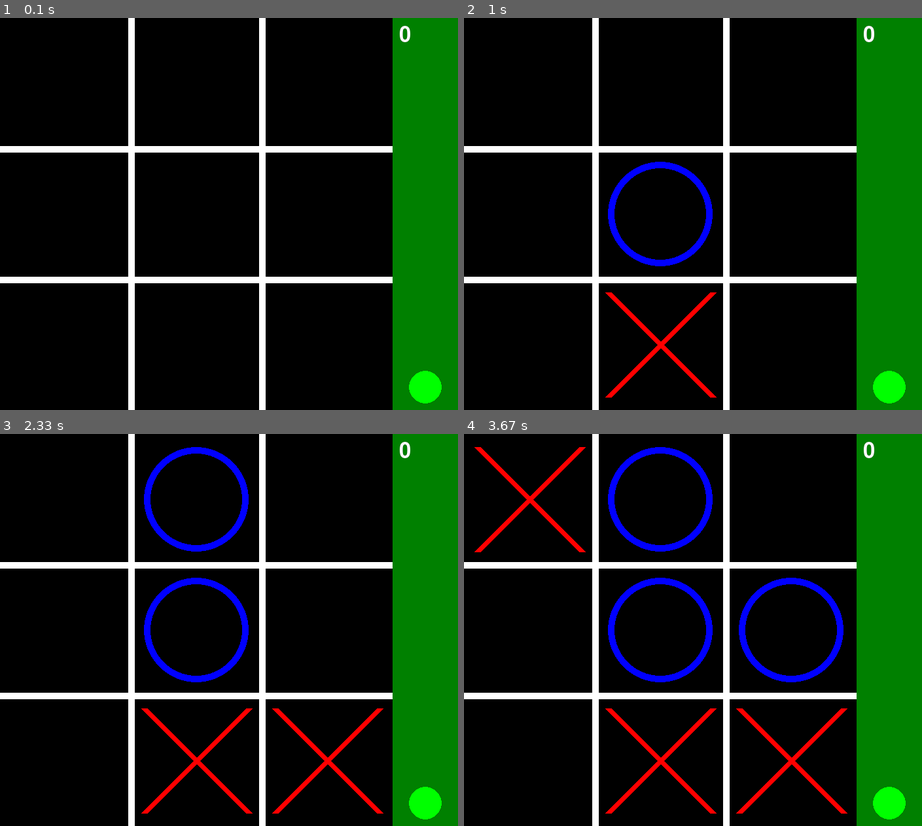
Above: before the commit, frames 1-4 (two rows, left to right).
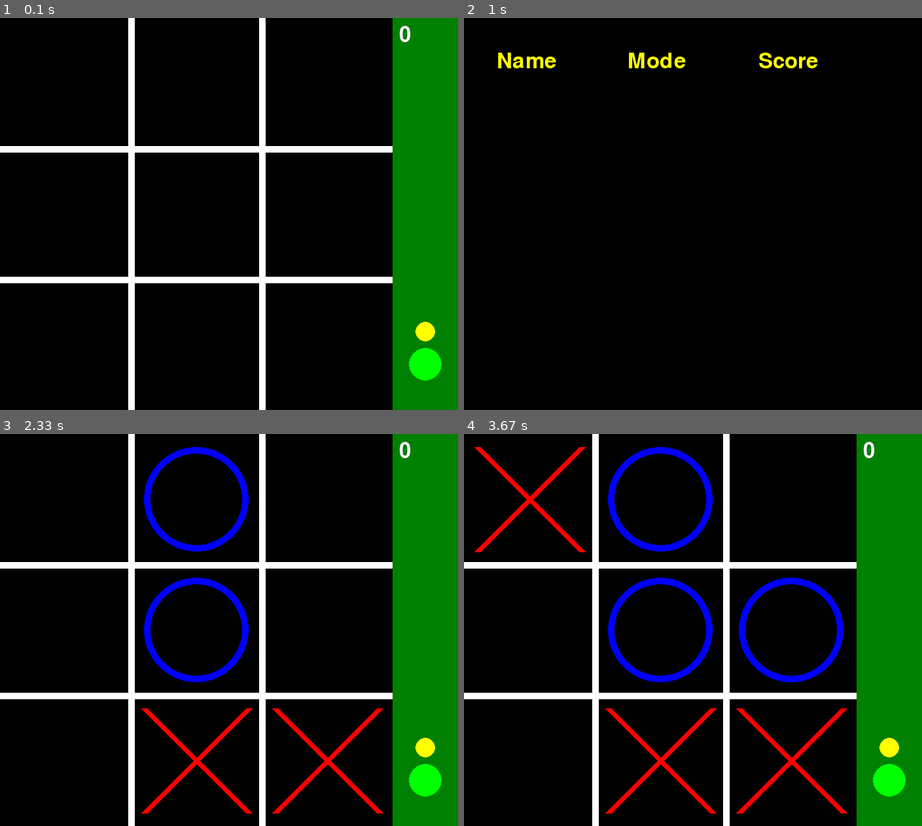
Above: after the commit, the same moments.

Repository: levipeppers/PyGameTicTacToe
Game: pygame game, started from main.py
Two runs of this game, one before a commit and one after it. Both use one fixed random seed, a clock stepped at 60 frames per second and the inputs below.
Inputs (mouse positions are in pixels of both pictures, inside the frame that each line leads up to):
- Up to frame 1 (0.1 s): no input
- Up to frame 2 (1 s): click (693, 214) at 0.38 s; click (889, 331) at 0.72 s
- Up to frame 3 (2.33 s): type "ann" at 1 s; tap Enter at 1.33 s; click (398, 767) at 1.6 s; click (238, 496) at 1.93 s
- Up to frame 4 (3.67 s): click (867, 778) at 2.77 s; click (784, 598) at 3.1 s

The runs differ from the first frame. In frame 1, 0.9% of the frame differs, in the area x 89-97%, y 77-99%; in frame 2, 23%, in the area x 0-100%, y 0-100%; in frame 3, 0.9%; in frame 4, 0.9%.

Commit message:
Leaderboard
small local leaderboard with name score and gamemode

Diff:
--- a/main.py
+++ b/main.py
@@ -33,6 +33,11 @@
 
 # Font for displaying points
 font = pygame.font.SysFont(None, 48)
+
+# Leaderboard data
+leaderboard = []
+input_name = ""
+input_active = False
 
 def draw_grid():
     # Draw vertical lines
@@ -78,17 +83,31 @@
         button_color = (255, 0, 0)
     else:
         button_color = (255, 105, 180)  # Brighter, more violet pink
-    pygame.draw.circle(screen, button_color, (WIDTH - BAR_WIDTH + 50, HEIGHT - 35), 25)
+    pygame.draw.circle(screen, button_color, (WIDTH - BAR_WIDTH + 50, HEIGHT - 70), 25)
     if mode == 1:
-        pygame.draw.polygon(screen, (255, 255, 255), [(WIDTH - BAR_WIDTH + 35, HEIGHT - 45), (WIDTH - BAR_WIDTH + 65, HEIGHT - 45), (WIDTH - BAR_WIDTH + 50, HEIGHT - 25)])
+        pygame.draw.polygon(screen, (255, 255, 255), [(WIDTH - BAR_WIDTH + 35, HEIGHT - 80), (WIDTH - BAR_WIDTH + 65, HEIGHT - 80), (WIDTH - BAR_WIDTH + 50, HEIGHT - 60)])
     elif mode == 2:
-        pygame.draw.line(screen, (255, 255, 255), (WIDTH - BAR_WIDTH + 35, HEIGHT - 35), (WIDTH - BAR_WIDTH + 65, HEIGHT - 35), 5)
-        pygame.draw.line(screen, (255, 255, 255), (WIDTH - BAR_WIDTH + 50, HEIGHT - 50), (WIDTH - BAR_WIDTH + 50, HEIGHT - 20), 5)
-        pygame.draw.line(screen, (255, 255, 255), (WIDTH - BAR_WIDTH + 35, HEIGHT - 50), (WIDTH - BAR_WIDTH + 65, HEIGHT - 20), 5)
-        pygame.draw.line(screen, (255, 255, 255), (WIDTH - BAR_WIDTH + 65, HEIGHT - 50), (WIDTH - BAR_WIDTH + 35, HEIGHT - 20), 5)
+        pygame.draw.line(screen, (255, 255, 255), (WIDTH - BAR_WIDTH + 35, HEIGHT - 70), (WIDTH - BAR_WIDTH + 65, HEIGHT - 70), 5)
+        pygame.draw.line(screen, (255, 255, 255), (WIDTH - BAR_WIDTH + 50, HEIGHT - 85), (WIDTH - BAR_WIDTH + 50, HEIGHT - 55), 5)
+        pygame.draw.line(screen, (255, 255, 255), (WIDTH - BAR_WIDTH + 35, HEIGHT - 85), (WIDTH - BAR_WIDTH + 65, HEIGHT - 55), 5)
+        pygame.draw.line(screen, (255, 255, 255), (WIDTH - BAR_WIDTH + 65, HEIGHT - 85), (WIDTH - BAR_WIDTH + 35, HEIGHT - 55), 5)
+
+def draw_leaderboard_button():
+    pygame.draw.circle(screen, (255, 255, 0), (WIDTH - BAR_WIDTH + 50, HEIGHT - 120), 15)
+
+def draw_leaderboard():
+    screen.fill((0, 0, 0))
+    headers = ["Name", "Mode", "Score"]
+    for i, header in enumerate(headers):
+        text = font.render(header, True, (255, 255, 0))
+        screen.blit(text, (i * 200 + 50, 50))
+    for row, entry in enumerate(leaderboard):
+        for col, item in enumerate(entry):
+            text = font.render(str(item), True, (255, 255, 0))
+            screen.blit(text, (col * 200 + 50, 100 + row * 50))
 
 def handle_click(pos):
-    global points, mode, block_pos
+    global points, mode, block_pos, input_active
     if pos[0] < WIDTH - BAR_WIDTH:  # Ignore clicks on the bar
         row = pos[1] // CELL_SIZE
         col = pos[0] // CELL_SIZE
@@ -101,10 +120,35 @@
             elif mode == 2:
                 move_block()
             check_winner()
-    elif WIDTH - BAR_WIDTH + 25 <= pos[0] <= WIDTH - BAR_WIDTH + 75 and HEIGHT - 60 <= pos[1] <= HEIGHT - 10:
+    elif WIDTH - BAR_WIDTH + 35 <= pos[0] <= WIDTH - BAR_WIDTH + 65 and HEIGHT - 135 <= pos[1] <= HEIGHT - 105:
+        input_active = True
+    elif WIDTH - BAR_WIDTH + 25 <= pos[0] <= WIDTH - BAR_WIDTH + 75 and HEIGHT - 95 <= pos[1] <= HEIGHT - 45:
         mode = (mode + 1) % 3
         if mode == 1 or mode == 2:
             move_block()
+
+def handle_leaderboard_click(pos):
+    if WIDTH - BAR_WIDTH + 35 <= pos[0] <= WIDTH - BAR_WIDTH + 65 and HEIGHT - 135 <= pos[1] <= HEIGHT - 105:
+        return True
+    return False
+
+def handle_leaderboard_input(event):
+    global input_name, points, input_active
+    if event.type == pygame.KEYDOWN:
+        if event.key == pygame.K_RETURN:
+            if len(input_name) == 2 and input_name.isalpha():
+                mode_color = {0: "Green", 1: "Red", 2: "Pink"}[mode]
+                leaderboard.append([input_name, mode_color, points])
+                leaderboard.sort(key=lambda x: x[2], reverse=True)
+                if len(leaderboard) > 7:
+                    leaderboard.pop()
+                points = 0
+                input_name = ""
+                input_active = False
+        elif event.key == pygame.K_BACKSPACE:
+            input_name = input_name[:-1]
+        elif len(input_name) < 2 and event.unicode.isalpha():
+            input_name += event.unicode.upper()
 
 def place_random_x():
     empty_cells = [(r, c) for r in range(3) for c in range(3) if grid[r][c] is None and (block_pos is None or (r, c) != block_pos)]
@@ -159,29 +203,36 @@
     block_pos = None
 
 def main():
-    # Main game loop
+    in_leaderboard = False
+    global input_active
     while True:
         for event in pygame.event.get():
             if event.type == pygame.QUIT:
                 pygame.quit()
                 sys.exit()
             elif event.type == pygame.MOUSEBUTTONDOWN:
-                handle_click(event.pos)
-
-        # Fill the screen with black
-        screen.fill((0, 0, 0))
-
-        # Draw the grid
-        draw_grid()
-        draw_xo()
-
-        # Draw the block
-        draw_block()
-
-        # Draw the green bar
-        draw_bar()
-
-        # Update the display
+                if in_leaderboard:
+                    in_leaderboard = False
+                elif handle_leaderboard_click(event.pos):
+                    in_leaderboard = True
+                    input_active = True
+                else:
+                    handle_click(event.pos)
+            elif input_active:
+                handle_leaderboard_input(event)
+
+        if in_leaderboard:
+            draw_leaderboard()
+        else:
+            screen.fill((0, 0, 0))
+            draw_grid()
+            draw_xo()
+            draw_block()
+            draw_bar()
+            draw_leaderboard_button()
+            if input_active:
+                name_text = font.render(input_name, True, (255, 255, 255))
+                screen.blit(name_text, (WIDTH - BAR_WIDTH + 10, HEIGHT - 120))
         pygame.display.flip()
 
 if __name__ == "__main__":
